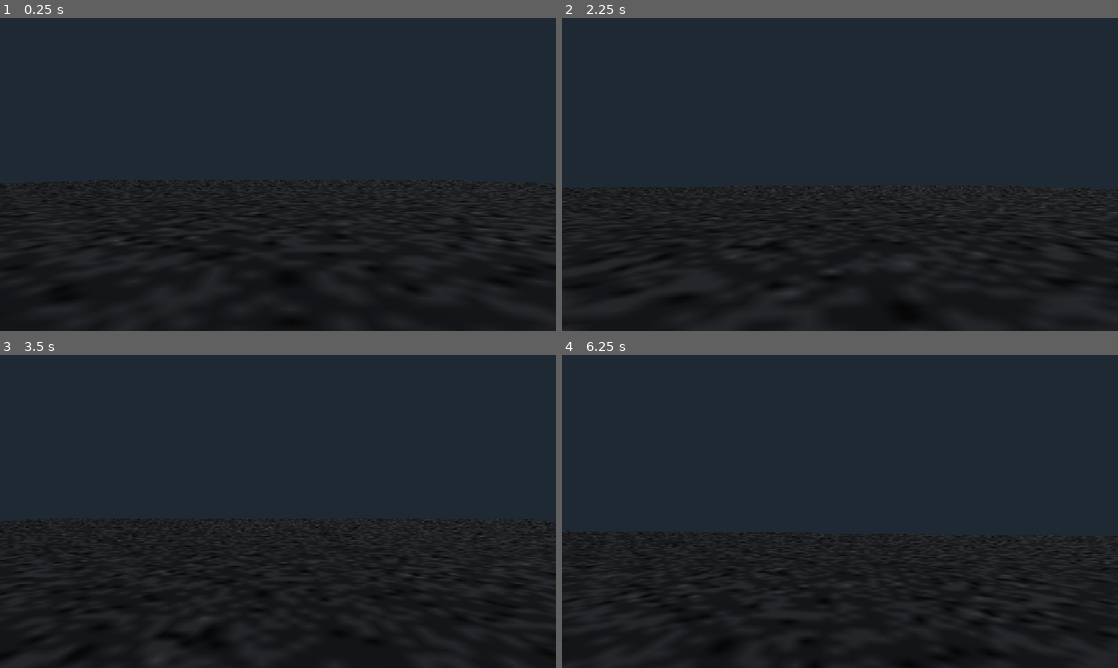
Above: before the commit, frames 1-4 (two rows, left to right).
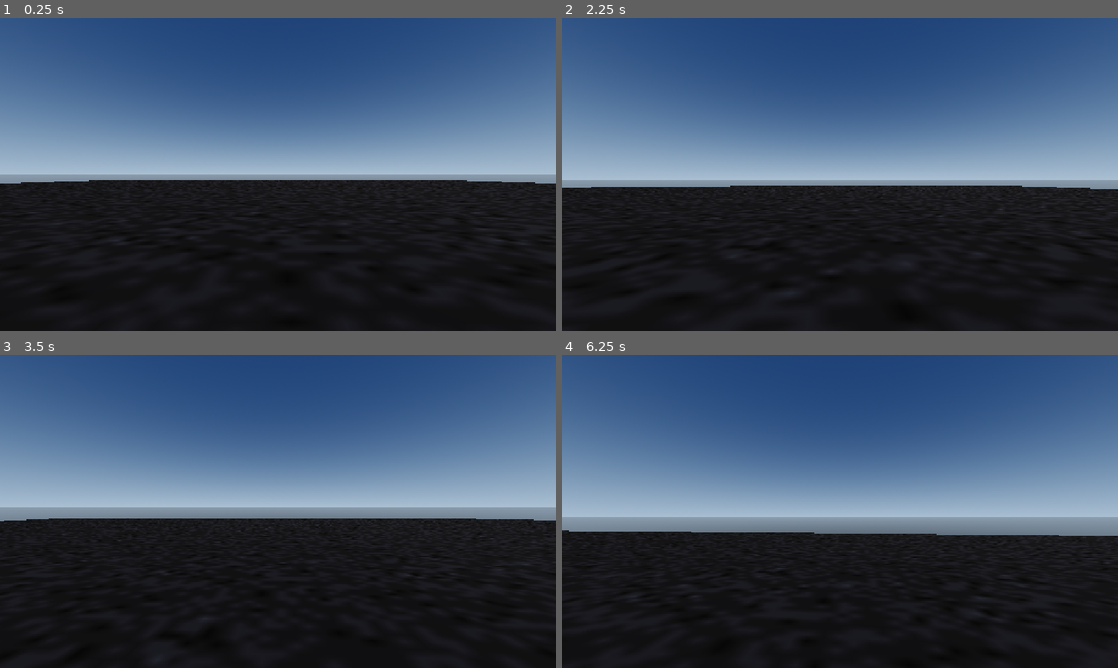
Above: after the commit, the same moments.

Repository: g5-j/hnqrstation
Game: Godot game, scene res://scenes/main.tscn
The game is run twice, just before and just after one commit, with the same random seed, the same clock (stepped at 60 frames per second) and the same inputs.
Inputs (mouse positions are in pixels of both pictures, inside the frame that each line leads up to):
- Up to frame 1 (0.25 s): no input
- Up to frame 2 (2.25 s): tap Enter at 0.5 s; move the mouse to (867, 174) at 0.52 s; hold Shift 0.53-1.28 s; hold W from 0.53 s (still down); click (867, 174) at 0.67 s; tap Space at 0.77, 1.52 s; move the mouse to (812, 174) at 1.27 s; tap Shift at 1.35 s; move the mouse to (851, 168) at 2.02 s; hold Shift from 2.03 s (still down)
- Up to frame 3 (3.5 s): keep holding W; move the mouse to (272, 517) at 2.77 s; release Shift at 2.78 s; tap Shift at 2.85 s; click (272, 517) at 2.92 s; tap Space at 3.02 s
- Up to frame 4 (6.25 s): move the mouse to (878, 514) at 3.52 s; hold Shift 3.53-4.28 s; tap Space at 3.77, 4.52, 6.02 s; move the mouse to (795, 508) at 4.27 s; tap Shift at 4.35, 5.85 s; move the mouse to (845, 511) at 5.02 s; hold Shift 5.03-5.78 s; click (845, 511) at 5.17 s; move the mouse to (817, 505) at 5.77 s; release W at 5.78 s; hold D from 5.78 s (still down)

The runs differ from the first frame. In frame 1, 52% of the frame differs, in the area x 0-100%, y 0-53%; in frame 2, 54%; in frame 3, 52%; in frame 4, 57%, in the area x 0-100%, y 0-58%.

Commit message:
Add procedural sky and restore floor mesh material assignment

Diff:
--- a/scenes/main.tscn
+++ b/scenes/main.tscn
@@ -1,20 +1,35 @@
-[gd_scene load_steps=10 format=3]
+[gd_scene load_steps=12 format=3]
 
 [ext_resource type="Script" path="res://scripts/player_controller.gd" id="1_player"]
 [ext_resource type="Script" path="res://scripts/touch_controls.gd" id="2_touch"]
 [ext_resource type="Material" path="res://materials/asphalt_ground.tres" id="3_ground_material"]
 
+[sub_resource type="ProceduralSkyMaterial" id="SkyMaterial_default"]
+sky_top_color = Color(0.12, 0.24, 0.42, 1)
+sky_horizon_color = Color(0.62, 0.72, 0.82, 1)
+sky_curve = 0.18
+sky_energy_multiplier = 0.85
+ground_bottom_color = Color(0.07, 0.075, 0.08, 1)
+ground_horizon_color = Color(0.42, 0.48, 0.54, 1)
+ground_curve = 0.12
+sun_angle_max = 18.0
+sun_curve = 0.12
+
+[sub_resource type="Sky" id="Sky_default"]
+sky_material = SubResource("SkyMaterial_default")
+
 [sub_resource type="Environment" id="Environment_default"]
-background_mode = 1
-background_color = Color(0.12, 0.16, 0.2, 1)
-ambient_light_source = 2
+background_mode = 2
+sky = SubResource("Sky_default")
+ambient_light_source = 3
 ambient_light_color = Color(0.72, 0.78, 0.88, 1)
-ambient_light_energy = 0.68
+ambient_light_energy = 0.55
 tonemap_mode = 2
 glow_enabled = false
 volumetric_fog_enabled = false
 
 [sub_resource type="BoxMesh" id="FloorMesh"]
+material = ExtResource("3_ground_material")
 size = Vector3(100, 0.2, 100)
 
 [sub_resource type="BoxShape3D" id="FloorShape"]
@@ -51,7 +66,6 @@
 
 [node name="FloorMesh" type="MeshInstance3D" parent="Floor"]
 mesh = SubResource("FloorMesh")
-material_override = ExtResource("3_ground_material")
 
 [node name="CollisionShape3D" type="CollisionShape3D" parent="Floor"]
 shape = SubResource("FloorShape")
